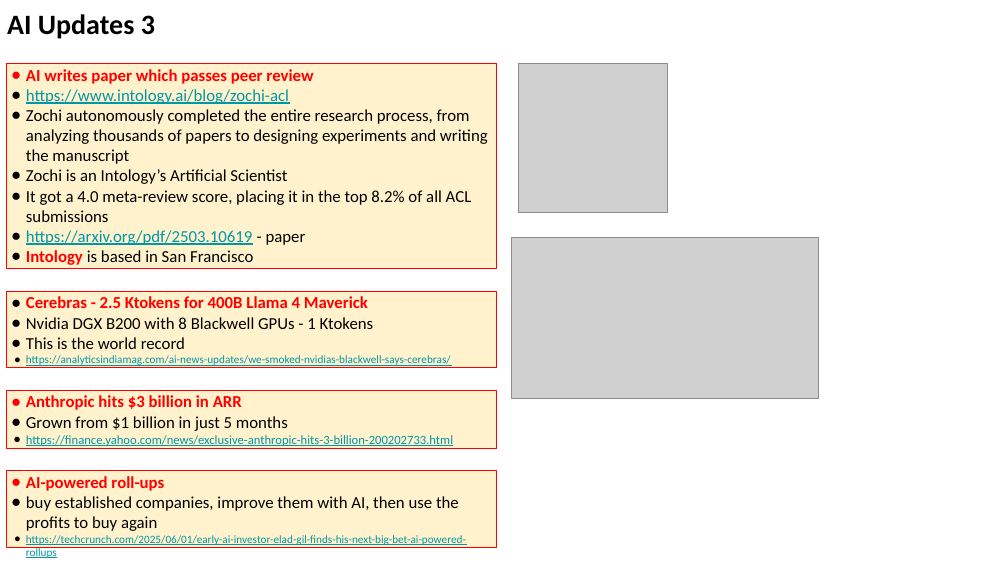
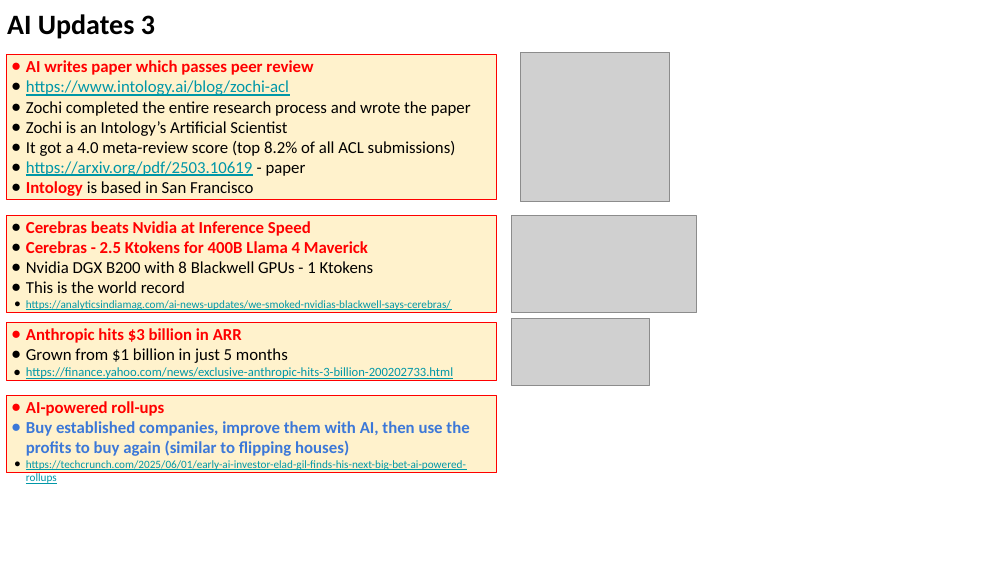
Before and after one commit to lselector/seminar, a slide deck: slide 9 of 2025/2025-06-06-AI-Updates.pptx (slide 8 before the commit). Drawn at 1008x567 pixels with LibreOffice and Linux fonts; fonts in the diff are those of the drawing; grey boxes stand for pictures. Boxes give left, top, right and bottom in pixels: in the first picture for what was removed or moved away, otherwise in the second. Text is boxed around its words. In the diff, an @@ line names an element or a change of style, - is before the commit and + after.

Commit message:
update

```diff
--- a/2025/2025-06-06-AI-Updates.pptx
+++ b/2025/2025-06-06-AI-Updates.pptx
@@ rectangle "AI writes paper which passes ...": place and size @@
-rectangle "AI writes paper which passes ..." at bbox=[6, 64, 497, 269]
+rectangle "AI writes paper which passes ..." at bbox=[6, 54, 497, 199]
@@ picture: place and size @@
-picture at bbox=[518, 64, 667, 213]
+picture at bbox=[520, 52, 669, 202]
@@ text in rectangle at bbox=[26, 101, 471, 116]: text changed @@
-● Zochi autonomously completed the entire research process, from analyzing thousands of papers to designing experiments and writing the manuscript
+● Zochi completed the entire research process and wrote the paper
@@ text in rectangle at bbox=[26, 141, 456, 156]: text changed @@
-● It got a 4.0 meta-review score, placing it in the top 8.2% of all ACL submissions
+● It got a 4.0 meta-review score (top 8.2% of all ACL submissions)
@@ rectangle "Cerebras beats Nvidia at Inference ...": place and size @@
-rectangle "Cerebras beats Nvidia at Inference ..." at bbox=[6, 291, 497, 368]
+rectangle "Cerebras beats Nvidia at Inference ..." at bbox=[6, 216, 497, 312]
@@ text in rectangle at bbox=[26, 221, 311, 236]: paragraph added @@
+● Cerebras beats Nvidia at Inference Speed
@@ picture removed at bbox=[512, 238, 818, 399] @@
@@ picture added at bbox=[512, 216, 697, 312] @@
@@ rectangle "Anthropic hits $3 billion in ...": place and size @@
-rectangle "Anthropic hits $3 billion in ..." at bbox=[6, 390, 497, 449]
+rectangle "Anthropic hits $3 billion in ..." at bbox=[6, 323, 497, 381]
@@ picture added at bbox=[512, 319, 650, 385] @@
@@ rectangle "AI-powered roll-ups": place and size @@
-rectangle "AI-powered roll-ups" at bbox=[6, 471, 497, 547]
+rectangle "AI-powered roll-ups" at bbox=[6, 396, 497, 473]
@@ text in rectangle at bbox=[26, 421, 469, 456]: text changed; text colour #000000 to #3C78D8; bold on @@
-● buy established companies, improve them with AI, then use the profits to buy again
+● Buy established companies, improve them with AI, then use the profits to buy again (similar to flipping houses)
```
Also in this commit, not shown: 2 other slides changed, 1 slide added.
